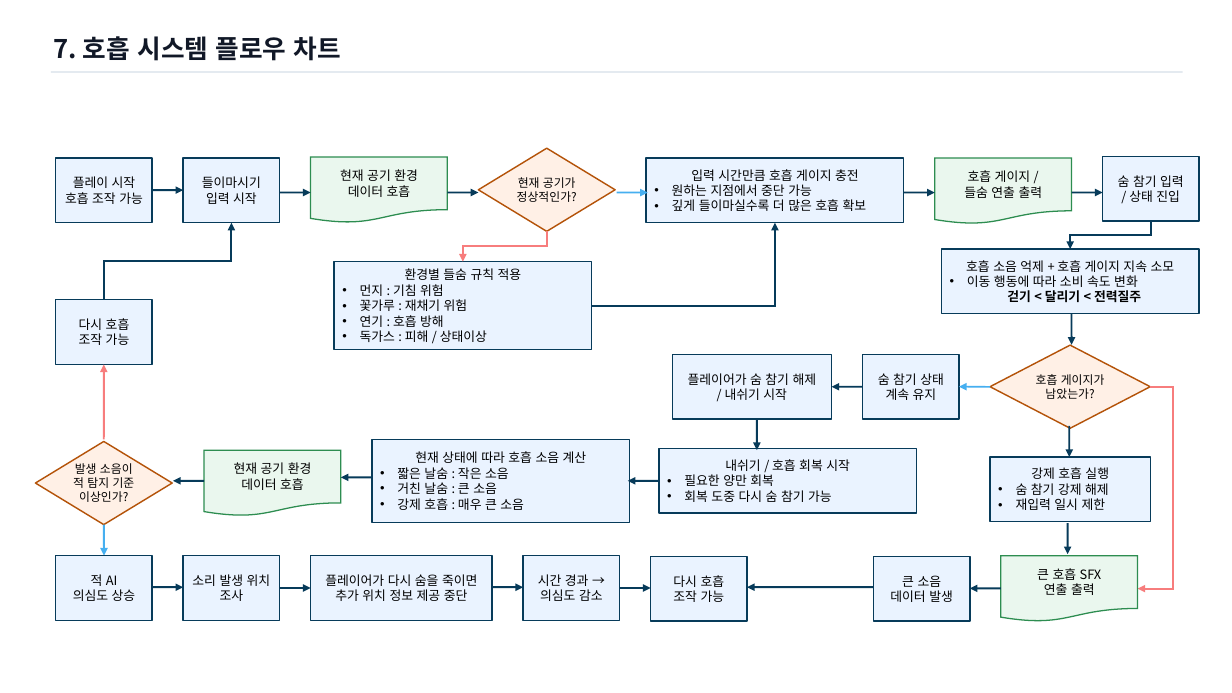
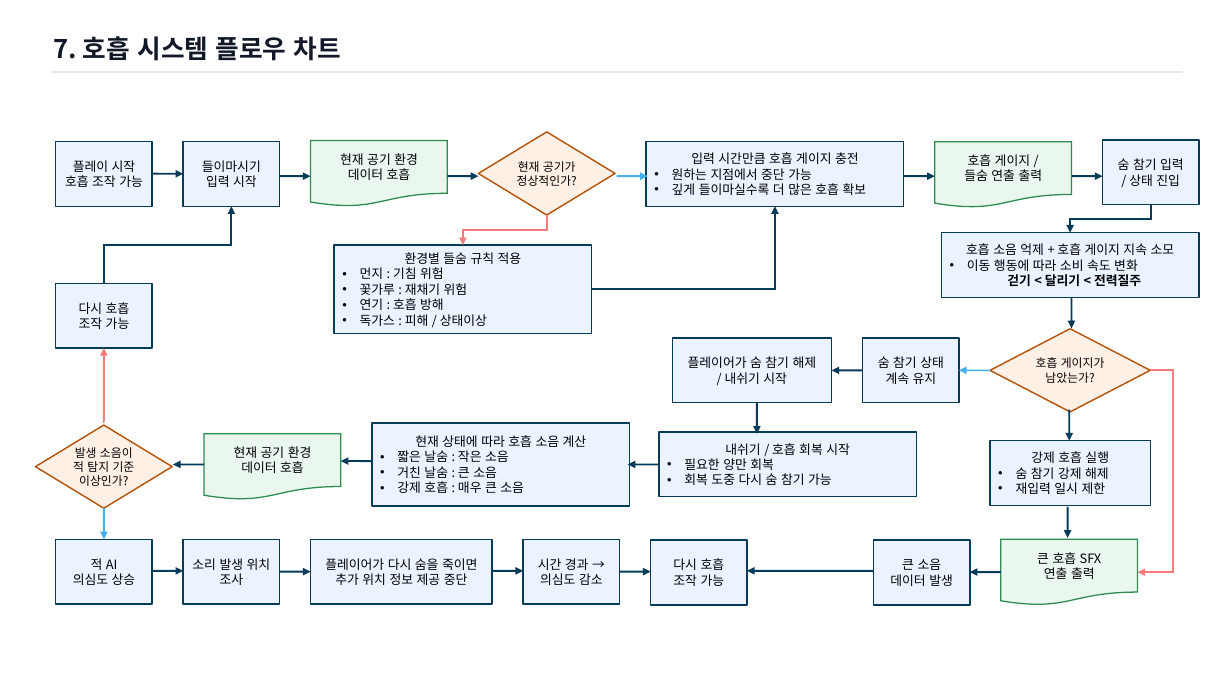
Before and after one commit to ysooj/Gihoek_8, a slide deck: slide 30 of [작업 중] 호흡 시스템 기획문서.pptx (slide 28 before the commit). Drawn at 1232x693 pixels with LibreOffice and Linux fonts; fonts in the diff are those of the drawing. Boxes give left, top, right and bottom in pixels: in the first picture for what was removed or moved away, otherwise in the second. Text is boxed around its words. In the diff, an @@ line names an element or a change of style, - is before the commit and + after.

```diff
--- a/[작업 중] 호흡 시스템 기획문서.pptx
+++ b/[작업 중] 호흡 시스템 기획문서.pptx
@@ 23 arrows, 18 rectangles, 5 elbow arrows, 4 flow chart documents, 3 diamonds: place and size @@
-23 arrows, 18 rectangles, 5 elbow arrows, 4 flow chart documents, 3 diamonds at <box>35,148,1200,621</box>
+23 arrows, 18 rectangles, 5 elbow arrows, 4 flow chart documents, 3 diamonds at <box>35,132,1200,605</box>
```
Also in this commit, not shown: 3 other slides changed, 3 slides added, 17 other files.
